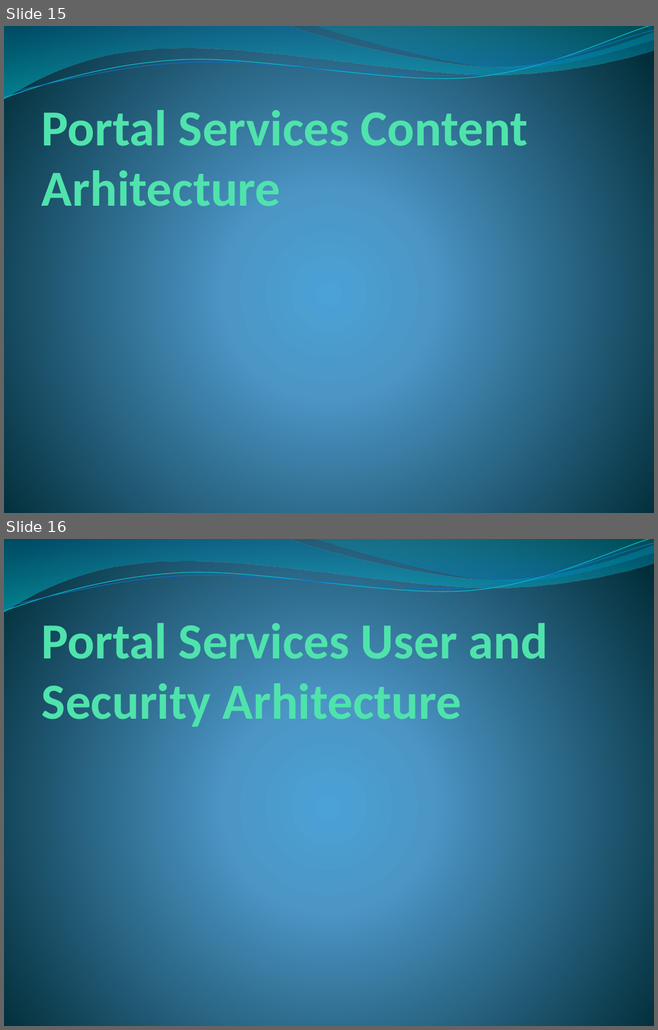
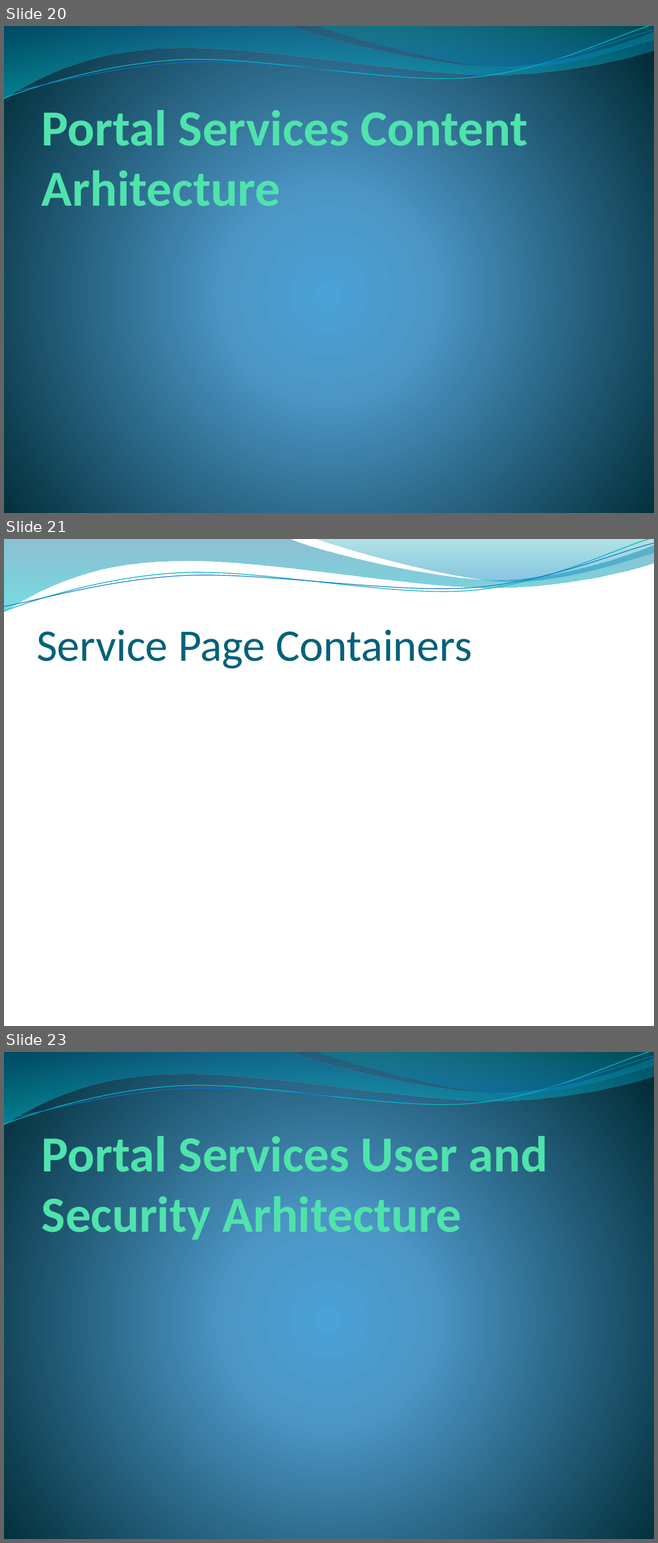
Before and after one commit to Serzol64/investportalAplex, a slide deck: PortalServices.pptx. Shown one above the other, each under a label of ours: slides 15 and 16 before the commit, slides 20, 21 and 23 after it; the slides between them are not shown. The pictures are 658x1030 and 658x1543 pixels, drawn with LibreOffice and Linux fonts; fonts in the diff are those of the drawing; background and template pictures are left out. Boxes give left, top, right and bottom in pixels: in the first picture for what was removed or moved away, otherwise in the second. Text is boxed around its words. In the diff, an @@ line names an element or a change of style, - is before the commit and + after.

Commit message:
Portal Services Data Platform Start

```diff
--- a/PortalServices.pptx
+++ b/PortalServices.pptx
@@ slide 21 added at <box>4,539,654,1026</box>, background picture (left out); not listed: 4 template elements that a slide beside it also shows @@
@@ title added at <box>36,629,472,669</box>, 50 pt, text #04617B @@
+Service Page Containers
@@ what was slide 15 is now slide 20 @@
@@ what was slide 16 is now slide 23 @@
```
Also in this commit, not shown: 6 other slides added, 2 other files.
